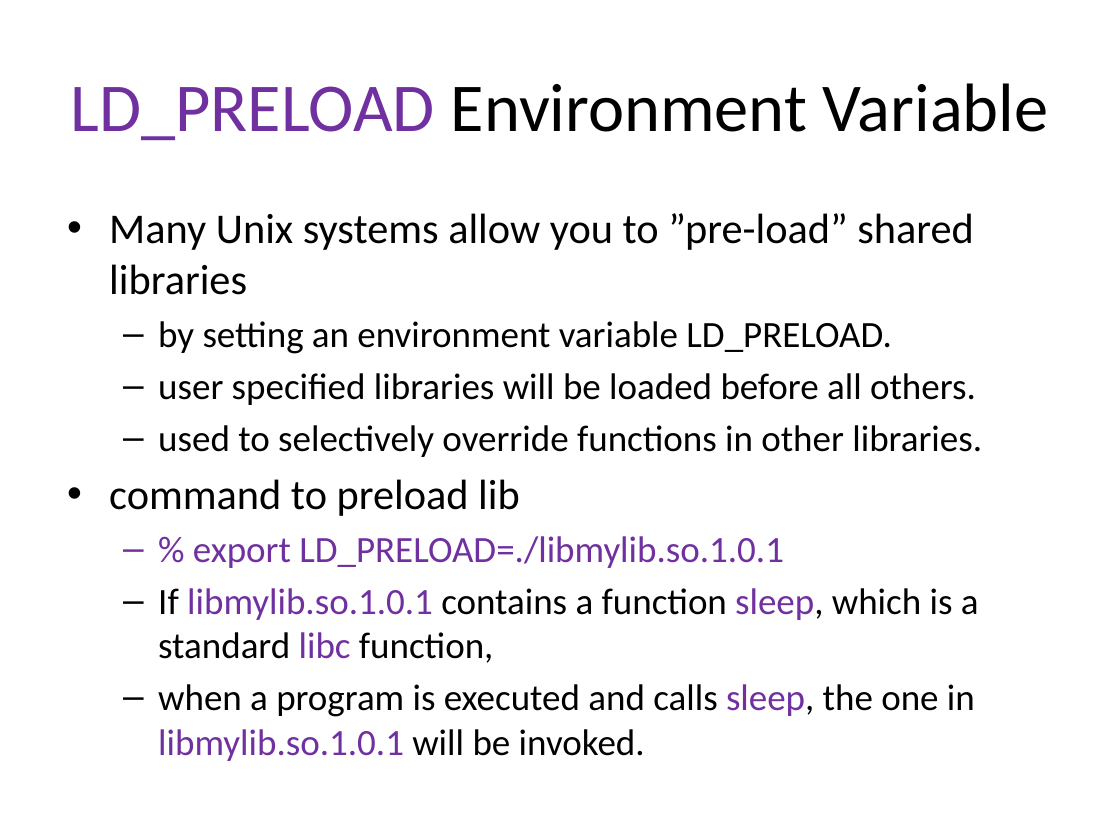
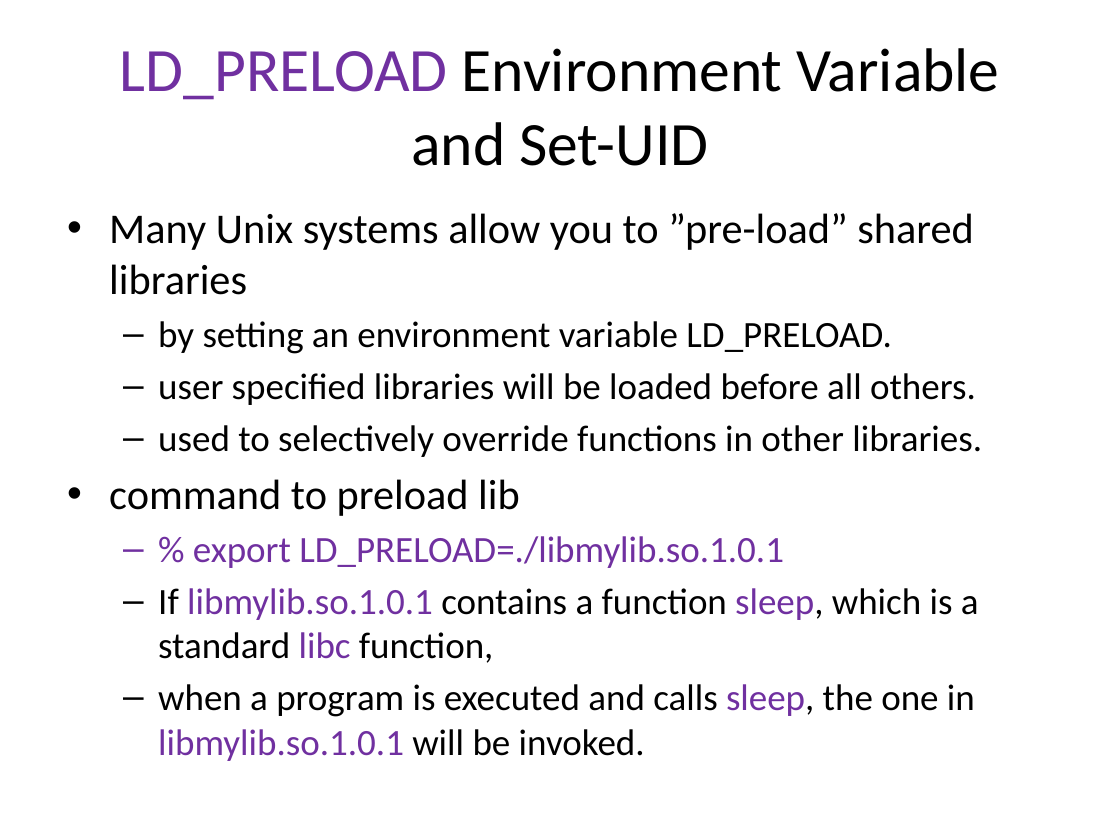
Before and after one commit to Bowie-State-University/CS-Courses, a slide deck: slide 36 of COSC402_545_Software_OS_Security/MyPPTs/2_setUID/5_set-UID/Set-UID Privileged Programs.pptx (slide 29 before the commit). Drawn at 1120x840 pixels with LibreOffice and Linux fonts; fonts in the diff are those of the drawing. Boxes give left, top, right and bottom in pixels: in the first picture for what was removed or moved away, otherwise in the second. Text is boxed around its words. In the diff, an @@ line names an element or a change of style, - is before the commit and + after.

```diff
--- a/COSC402_545_Software_OS_Security/MyPPTs/2_setUID/5_set-UID/Set-UID Privileged Programs.pptx
+++ b/COSC402_545_Software_OS_Security/MyPPTs/2_setUID/5_set-UID/Set-UID Privileged Programs.pptx
@@ title at <box>120,48,999,166</box>: text changed; size 44 to 39.6 pt @@
-LD_PRELOAD Environment Variable
+LD_PRELOAD Environment Variable and Set-UID
```
Also in this commit, not shown: 6 other slides changed, 7 slides added, 1 other file.
